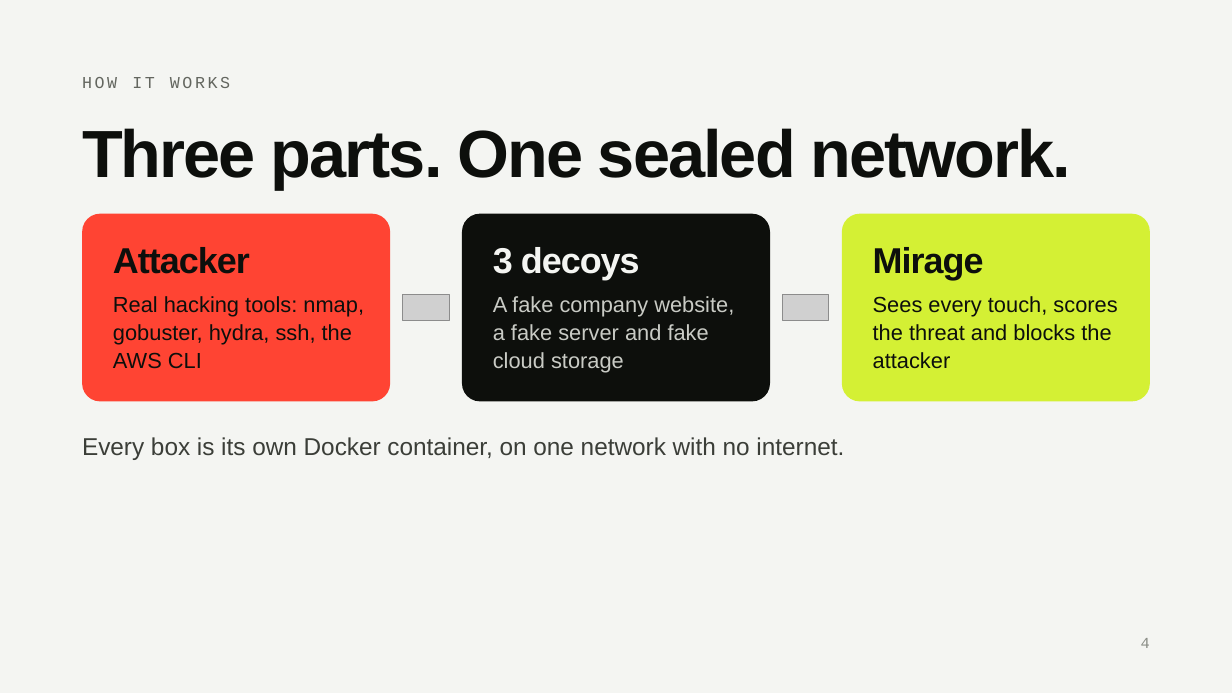
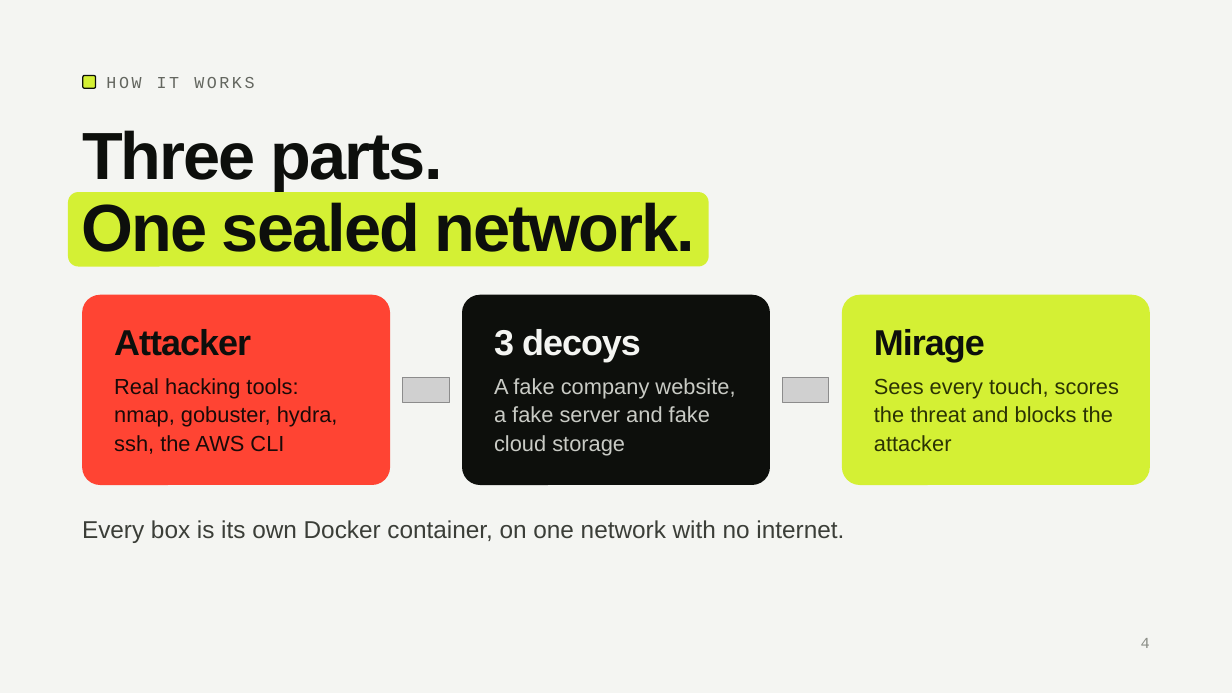
Before and after one commit to AmarWaqar-TSKLI/mirage, a slide deck: slide 4 of submissions/project-presentation/Group5_presentation.pptx. Drawn at 1232x693 pixels with LibreOffice and Linux fonts; fonts in the diff are those of the drawing; grey boxes stand for pictures. Boxes give left, top, right and bottom in pixels: in the first picture for what was removed or moved away, otherwise in the second. Text is boxed around its words. In the diff, an @@ line names an element or a change of style, - is before the commit and + after.

Commit message:
Give every slide the same look

```diff
--- a/submissions/project-presentation/Group5_presentation.pptx
+++ b/submissions/project-presentation/Group5_presentation.pptx
@@ rounded rectangle added at (83, 76, 96, 89), fill #D4F034, outline #0D0F0C 1 pt @@
@@ text "HOW IT WORKS": place and size @@
-text "HOW IT WORKS" at (82, 77, 230, 88)
+text "HOW IT WORKS" at (106, 77, 254, 88)
@@ title removed at (82, 128, 1071, 189) @@
-Three parts. One sealed network.
@@ text added at (82, 130, 443, 191), 52 pt, text #0D0F0C, bold @@
+Three parts.
@@ freeform shape added at (68, 192, 709, 267), fill #D4F034, 52 pt, text #0D0F0C, bold @@
+One sealed network.
@@ rounded rectangle at (83, 296, 390, 485): outline none to #FF4433 1 pt; proportions changed @@
@@ rounded rectangle at (463, 296, 770, 485): outline none to #0D0F0C 1 pt; proportions changed @@
@@ 7 texts, 3 rounded rectangles: place and size @@
-7 texts, 3 rounded rectangles at (82, 213, 1150, 460)
+7 texts, 3 rounded rectangles at (82, 296, 1150, 543)
@@ rounded rectangle at (843, 296, 1150, 485): outline none to #D4F034 1 pt; proportions changed @@
@@ text "Real hacking tools: nmap, gobuster, ..." at (114, 378, 338, 454): text colour #0D0F0C to #1A0A08 @@
@@ picture: place and size @@
-picture at (403, 295, 449, 321)
+picture at (403, 377, 449, 403)
@@ picture: place and size @@
-picture at (783, 295, 829, 321)
+picture at (783, 377, 829, 403)
@@ text "Sees every touch, scores the ..." at (874, 378, 1119, 451): text colour #0D0F0C to #2B3304 @@
```
Also in this commit, not shown: 13 other slides changed.
